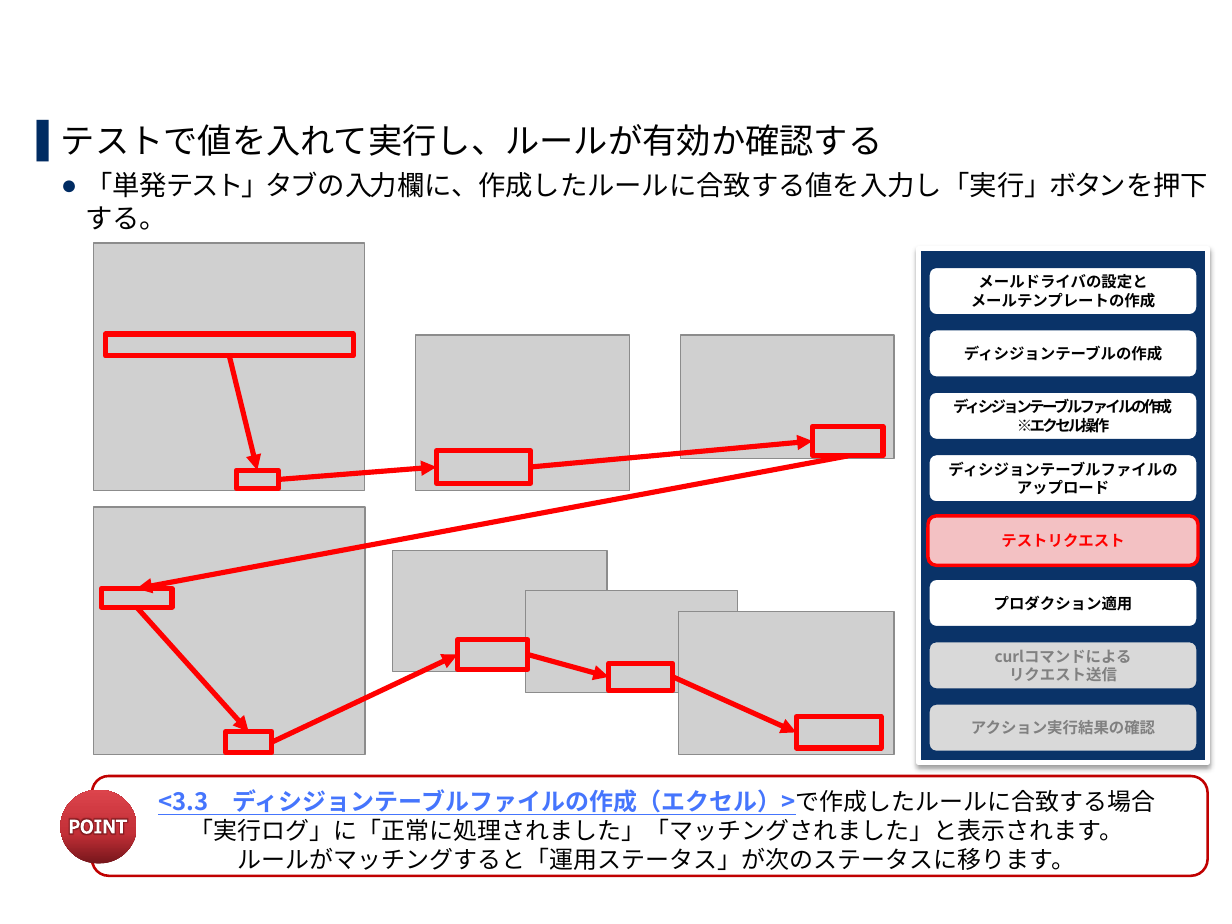
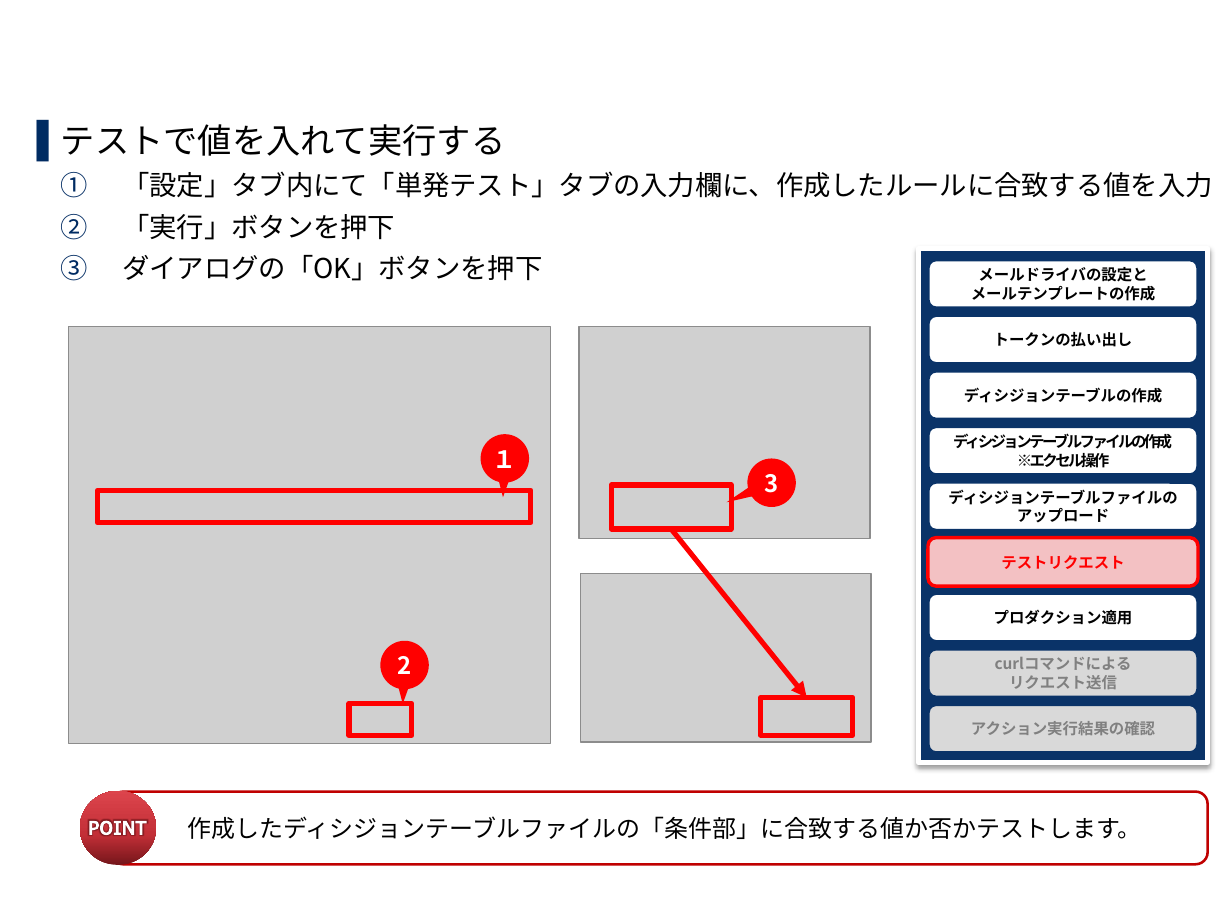
Before and after one commit to exastro-suite/oase-docs, a slide deck: slide 28 of asset/Learn_ja/OASE-quickstart_ja.pptx (slide 23 before the commit). Drawn at 1232x924 pixels with LibreOffice and Linux fonts; fonts in the diff are those of the drawing; grey boxes stand for pictures; background and template pictures are left out. Boxes give left, top, right and bottom in pixels: in the first picture for what was removed or moved away, otherwise in the second. Text is boxed around its words. In the diff, an @@ line names an element or a change of style, - is before the commit and + after.

```diff
--- a/asset/Learn_ja/OASE-quickstart_ja.pptx
+++ b/asset/Learn_ja/OASE-quickstart_ja.pptx
@@ title at (61, 124, 1212, 281): text changed @@
-3.5 テストリクエスト(2/2)
+3.6 テストリクエスト(2/3)
@@ text at (61, 124, 1212, 281): text changed @@
-▌ テストで値を入れて実行し、ルールが有効か確認する
-  ● 「単発テスト」タブの入力欄に、作成したルールに合致する値を入力し「実行」ボタンを押下する。
+▌ テストで値を入れて実行する
+  1. 「設定」タブ内にて「単発テスト」タブの入力欄に、作成したルールに合致する値を入力
+  2. 「実行」ボタンを押下
+  3. ダイアログの「OK」ボタンを押下
@@ rounded rectangle "メールドライバの設定と": place and size @@
-rounded rectangle "メールドライバの設定と" at (928, 266, 1198, 315)
+rounded rectangle "メールドライバの設定と" at (928, 260, 1198, 308)
@@ picture: place and size @@
-picture at (415, 335, 630, 492)
+picture at (579, 326, 870, 538)
@@ group added at (69, 315, 1198, 744): 3 speech bubbles, 1 picture, 1 rounded rectangle @@
+3
+１
+2
+トークンの払い出し
@@ rounded rectangle "ディシジョンテーブルの作成": place and size @@
-rounded rectangle "ディシジョンテーブルの作成" at (928, 329, 1198, 378)
+rounded rectangle "ディシジョンテーブルの作成" at (928, 371, 1198, 419)
@@ rounded rectangle "ディシジョンテーブルファイルの作成": place and size @@
-rounded rectangle "ディシジョンテーブルファイルの作成" at (928, 391, 1198, 440)
+rounded rectangle "ディシジョンテーブルファイルの作成" at (928, 426, 1198, 474)
@@ rectangle: place and size @@
-rectangle at (237, 471, 278, 489)
+rectangle at (97, 490, 531, 522)
@@ rectangle: place and size @@
-rectangle at (436, 451, 530, 483)
+rectangle at (611, 485, 731, 530)
@@ rounded rectangle "ディシジョンテーブルファイルの": place and size @@
-rounded rectangle "ディシジョンテーブルファイルの" at (928, 453, 1198, 503)
+rounded rectangle "ディシジョンテーブルファイルの" at (928, 482, 1198, 530)
@@ arrow moved from (673, 676) - (796, 732) to (671, 529) - (807, 697) @@
@@ rounded rectangle "テストリクエスト": place and size @@
-rounded rectangle "テストリクエスト" at (928, 516, 1198, 565)
+rounded rectangle "テストリクエスト" at (928, 537, 1198, 585)
@@ picture: place and size @@
-picture at (680, 335, 893, 458)
+picture at (580, 574, 871, 743)
@@ rounded rectangle "プロダクション適用": place and size @@
-rounded rectangle "プロダクション適用" at (928, 578, 1198, 627)
+rounded rectangle "プロダクション適用" at (928, 594, 1198, 642)
@@ group removed at (94, 243, 894, 755): 7 arrows, 5 pictures, 5 rectangles @@
@@ rounded rectangle "curlコマンドによる": place and size @@
-rounded rectangle "curlコマンドによる" at (928, 641, 1198, 690)
+rounded rectangle "curlコマンドによる" at (928, 649, 1198, 697)
@@ rectangle: place and size @@
-rectangle at (457, 639, 527, 669)
+rectangle at (349, 703, 411, 736)
@@ rectangle: place and size @@
-rectangle at (796, 717, 881, 748)
+rectangle at (760, 697, 853, 736)
@@ ellipse: place and size @@
-ellipse at (60, 790, 137, 864)
+ellipse at (80, 791, 156, 865)
@@ rounded rectangle: place and size @@
-rounded rectangle at (92, 776, 1209, 876)
+rounded rectangle at (111, 792, 1207, 865)
@@ rounded rectangle "作成したディシジョンテーブルファイルの「条件部」に合致する値か否かテストします。": place and size @@
-rounded rectangle "作成したディシジョンテーブルファイルの「条件部」に合致する値か否かテストします。" at (87, 770, 1226, 890)
+rounded rectangle "作成したディシジョンテーブルファイルの「条件部」に合致する値か否かテストします。" at (144, 795, 1186, 862)
@@ freeform shape: place and size @@
-freeform shape at (70, 819, 127, 834)
+freeform shape at (90, 821, 147, 835)
@@ text in rounded rectangle at (187, 816, 1141, 839): text changed @@
-<3.3 ディシジョンテーブルファイルの作成（エクセル）>で作成したルールに合致する場合
-「実行ログ」に「正常に処理されました」「マッチングされました」と表示されます。
-ルールがマッチングすると「運用ステータス」が次のステータスに移ります。
+作成したディシジョンテーブルファイルの「条件部」に合致する値か否かテストします。
```
Also in this commit, not shown: 26 other slides changed, 7 slides added, 1 other file.
